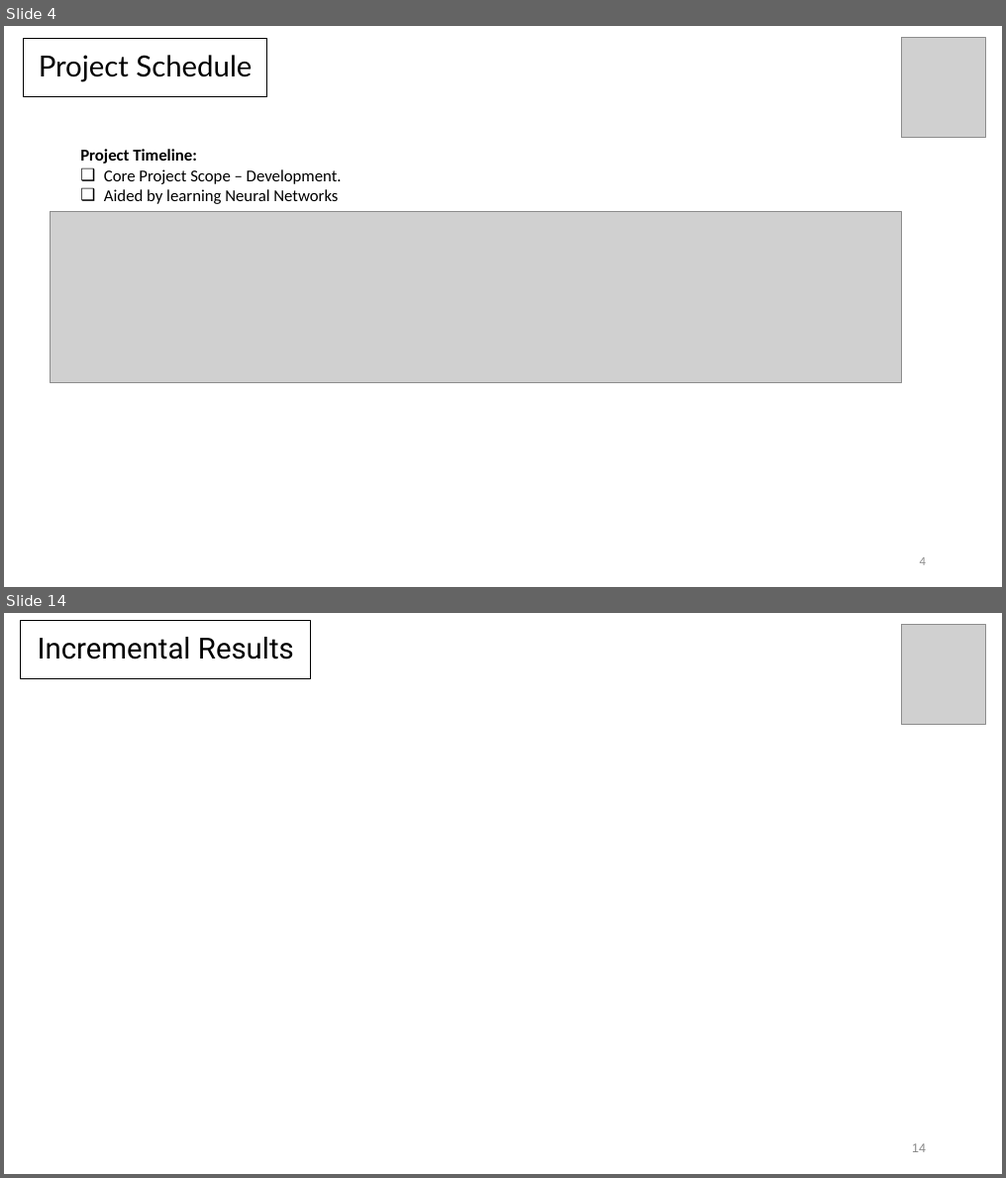
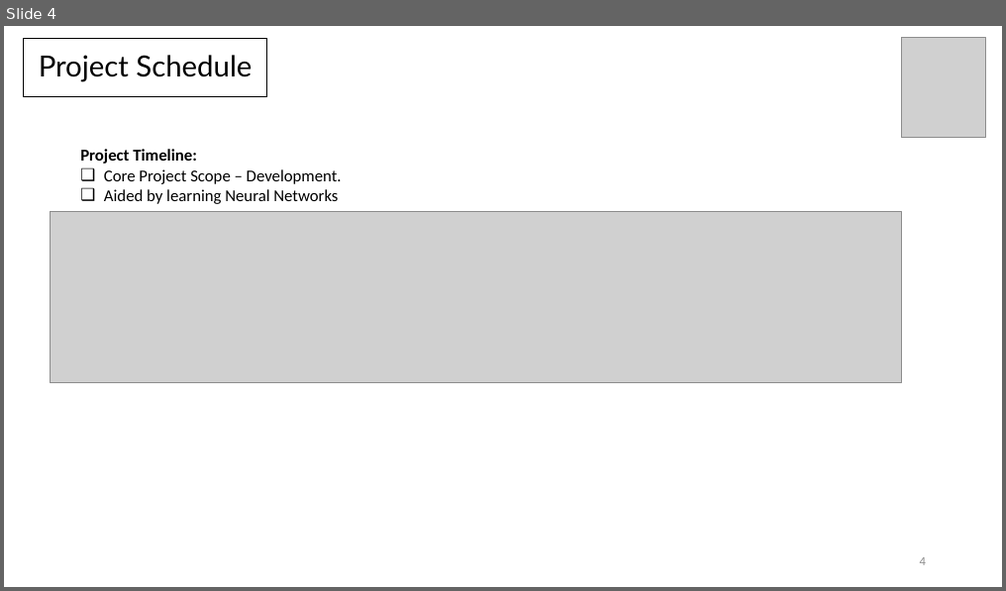
Before and after one commit to coderscraft/simpsons-classification, a slide deck: Documentation/SprintPresentations/Sprint3-Week1.pptx. Shown one above the other, each under a label of ours: slides 4 and 14 before the commit, slide 4 after it; the slides between them are not shown. The pictures are 1006x1178 and 1006x591 pixels, drawn with LibreOffice and Linux fonts; fonts in the diff are those of the drawing; grey boxes stand for pictures. Boxes give left, top, right and bottom in pixels: in the first picture for what was removed or moved away, otherwise in the second. Text is boxed around its words. In the diff, an @@ line names an element or a change of style, - is before the commit and + after.

```diff
--- a/Documentation/SprintPresentations/Sprint3-Week1.pptx
+++ b/Documentation/SprintPresentations/Sprint3-Week1.pptx
@@ slide 14 removed at bbox=[4, 613, 1002, 1174], background #FFFFFF @@
@@ rectangle removed at bbox=[21, 621, 311, 679] @@
-Incremental Results
@@ picture removed at bbox=[902, 624, 986, 725] @@
@@ page number removed at bbox=[912, 1144, 926, 1153] @@
-14
```
Also in this commit, not shown: 4 slides changed, 1 slide added, 7 other slides removed, 2 other files.
